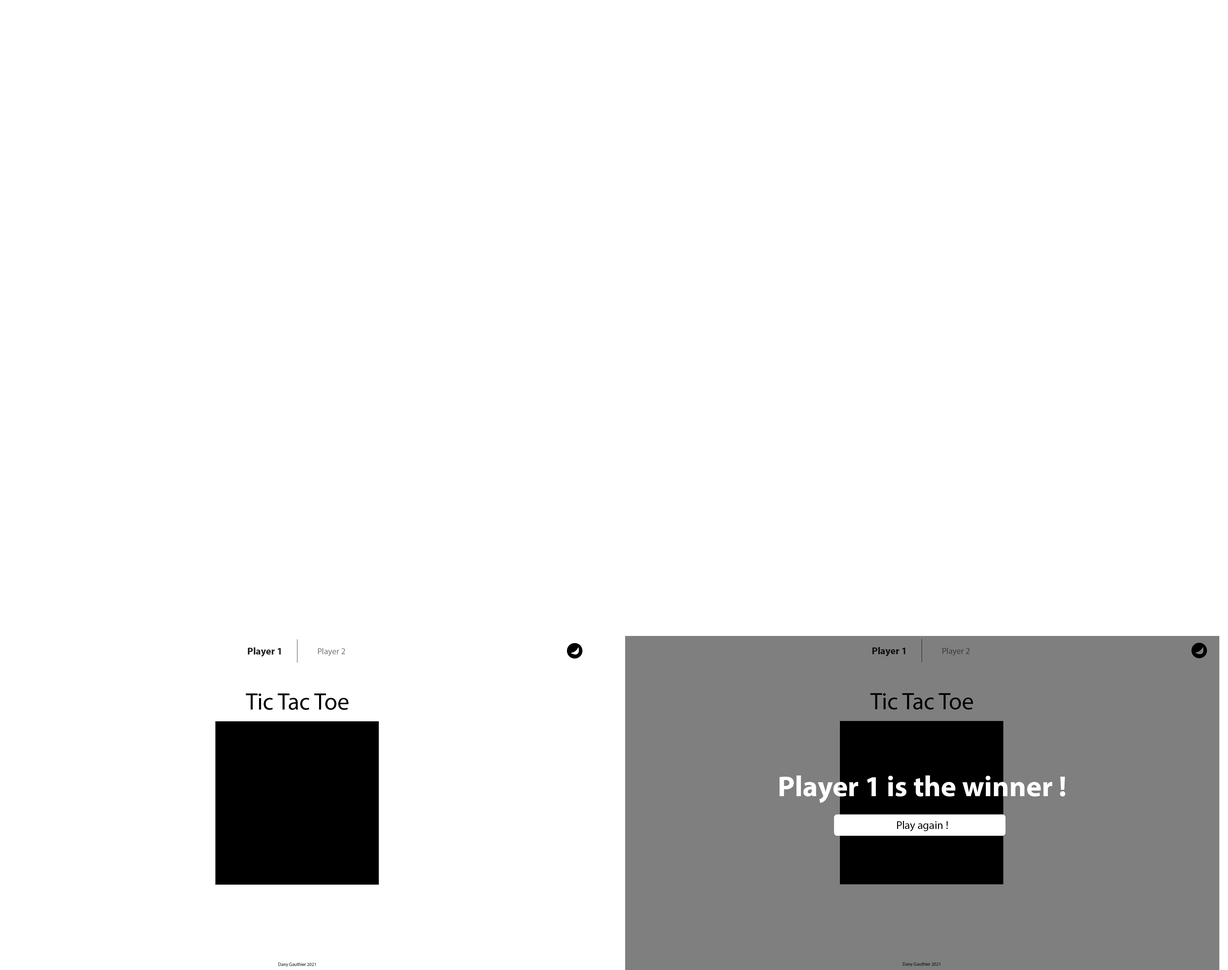
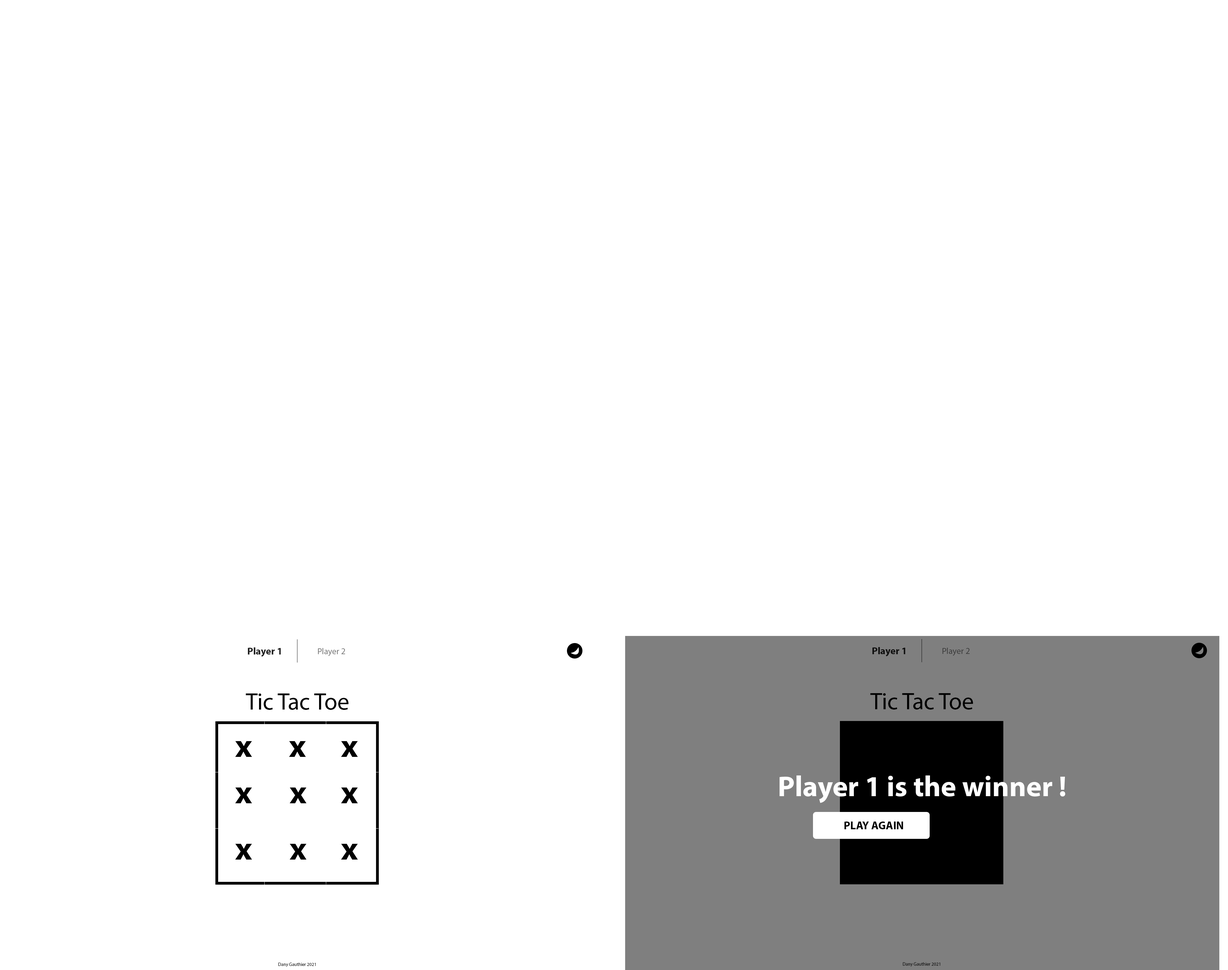
The second 1228px x 970px image is a revision of the first. Changes to its layers:
added group "Group 1" with 2 layers in group "Winning Overlay" over [812, 812, 930, 840]
renamed "Play again !" to "PLAY AGAIN", moved it into group "Group 1", painted on it over [844, 821, 948, 832]
moved "Rectangle 3" into group "Group 1", painted on it over [812, 812, 1006, 840]
added layer "Shape 2 copy 3" in group "Main Board" over [215, 828, 379, 829]
added layer "Shape 2 copy 2" in group "Main Board" over [215, 772, 379, 773]
added layer "x copy 6" (1st of 3, in "Main Board") in group "Main Board" over [235, 844, 253, 860]
added layer "x copy 6" (2nd of 3, in "Main Board") in group "Main Board" over [289, 844, 307, 860]
added layer "x copy 6" (3rd of 3, in "Main Board") in group "Main Board" over [340, 844, 358, 860]
added layer "x copy 5" in group "Main Board" over [235, 787, 253, 804]
added layer "x copy 4" in group "Main Board" over [289, 787, 307, 804]
added layer "x copy 3" in group "Main Board" over [340, 787, 358, 804]
added layer "x copy 2" in group "Main Board" over [340, 741, 358, 758]
added layer "x copy" in group "Main Board" over [288, 741, 307, 758]
added layer "x" in group "Main Board" over [235, 741, 253, 758]
added layer "Shape 2 copy" in group "Main Board" over [325, 721, 327, 885]
added layer "Shape 2" in group "Main Board" over [264, 721, 265, 885]
painted on "Rectangle 1" (2nd of 2, in "Main Board") over [217, 724, 377, 883]
